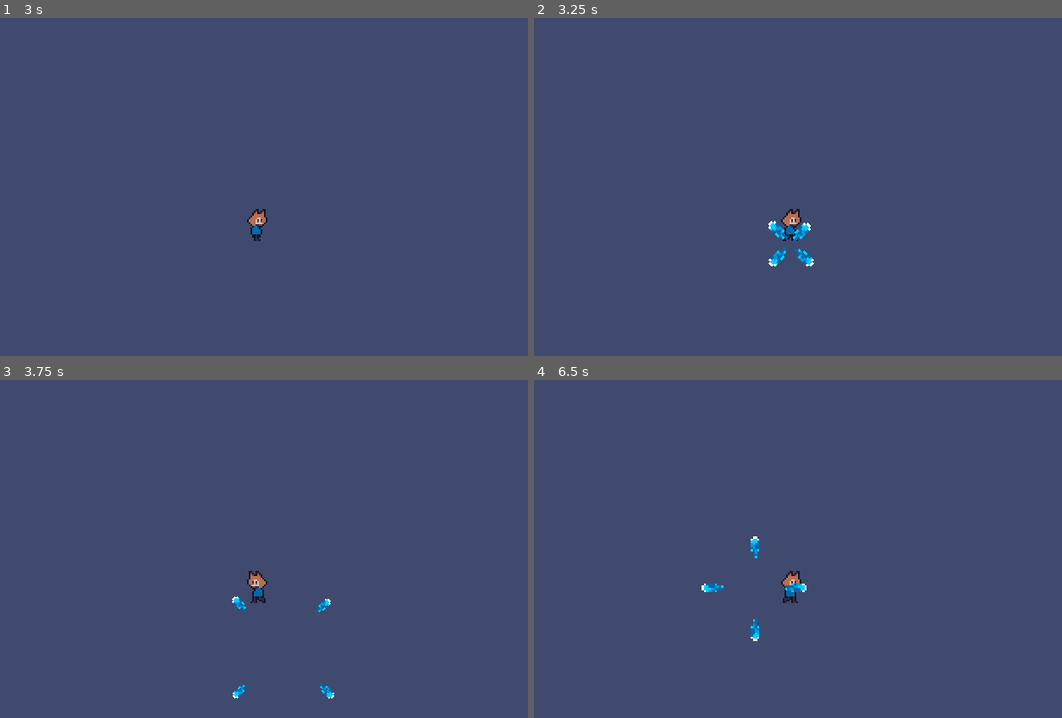
Above: before the commit, frames 1-4 (two rows, left to right).
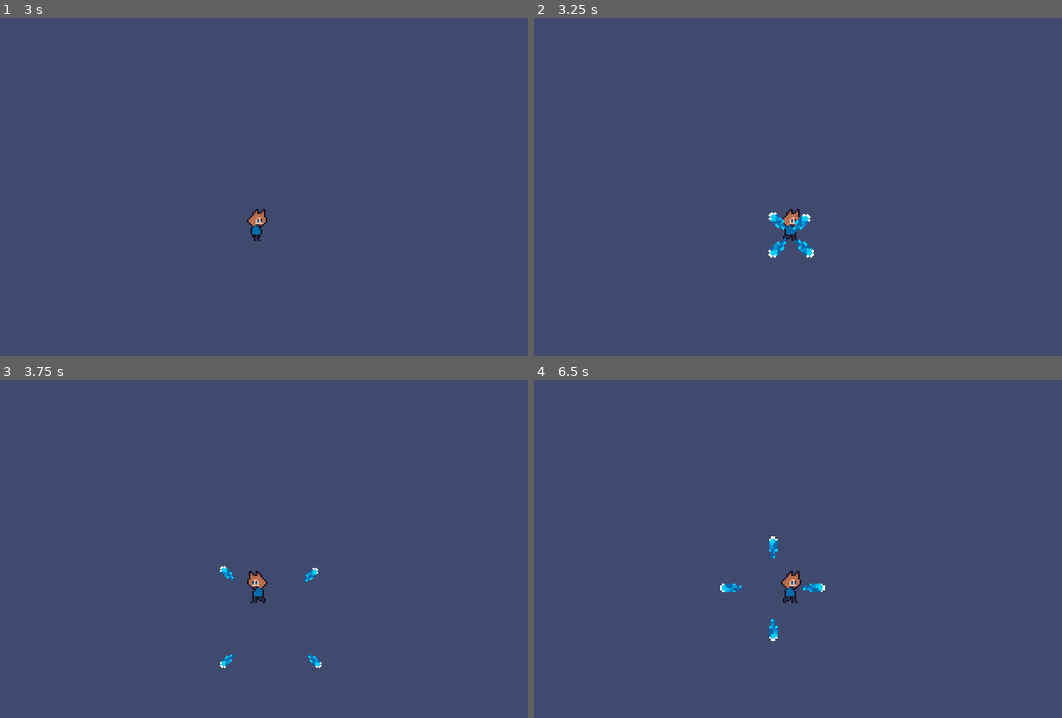
Above: after the commit, the same moments.

Repository: ColtonPhillips/its-spreading
Game: Godot game, scene res://scenes/player/player.tscn
The game is run twice, just before and just after one commit, with the same random seed, the same clock (stepped at 60 frames per second) and the same inputs. This scene is started directly instead of the project's main scene. Sound files missing from this copy of the repository are replaced by a short silence.
Inputs:
- Up to frame 1 (3 s): hold D (move_right) 0.53-1.28 s; hold S (move_down) 1.28-2.03 s; tap Enter at 2 s; hold D (move_right) 2.03-2.78 s; hold W (move_up) from 2.78 s (still down)
- Up to frame 2 (3.25 s): keep holding W (move_up)
- Up to frame 3 (3.75 s): release W (move_up) at 3.53 s; hold A (move_left) from 3.53 s (still down)
- Up to frame 4 (6.5 s): release A (move_left) at 5.03 s; hold S (move_down) 5.03-5.78 s; hold D (move_right) from 5.78 s (still down)

Frame 1 is identical in both runs. In frame 2, 0.7% of the frame differs, in the area x 44-54%, y 57-74%; in frame 3, 0.5%; in frame 4, 0.6%.

Commit message:
finish support of players upgrade to move component

Diff:
--- a/scenes/player/player.gd
+++ b/scenes/player/player.gd
@@ -24,15 +24,7 @@
 	fire_rate_timer.timeout.connect(fire_weapon)
 
 func _physics_process(delta):
-	movement(delta)
 	animation(delta)
-
-func movement(delta):
-	#var x_mov = Input.get_axis("move_left", "move_right")
-	#var y_mov = Input.get_axis("move_up", "move_down")
-	#var mov = Vector2(x_mov, y_mov)
-	#velocity = mov.normalized() * move_speed
-	move_and_slide()
 
 func animation(delta):
 	if velocity.x > 0:
